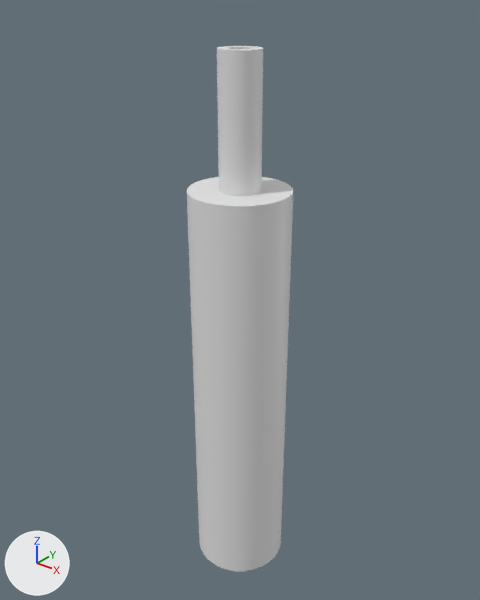
An edit to the Blender file tool/tool.blend, drawn before and after from the same camera.
Both versions are drawn from a 50 mm lens placed at (0.076, -0.095, 0.0249), pointed at (-0.0027, 0.0034, -0.0361). Lighting does not change. The marker at lower left points along +X, +Y and +Z.

The scene before the commit, as lines of its bpy script (objects in view):
```python
me_circle_001 = bpy.data.meshes.new('Circle.001')
me_circle_001.from_pydata(...)  # 1228 vertices, 874 faces; spans x -0.022..0.022, y -0.022..0.022, z -0.004..0.016
me_circle_001.polygons.foreach_set('use_smooth', [True] * 874)
me_circle_002 = bpy.data.meshes.new('Circle.002')
me_circle_002.from_pydata(...)  # 1280 vertices, 1028 faces; spans x -0.01..0.01, y -0.01..0.01, z -0.107..0.013
me_circle_002.polygons.foreach_set('use_smooth', [True] * 1028)
ob_circle_001 = bpy.data.objects.new('Circle.001', me_circle_001)
ob_circle_001.location = (0.0, 0.0, 0.0)
ob_circle_001.hide_set(True)
ob_circle_002 = bpy.data.objects.new('Circle.002', me_circle_002)
ob_circle_002.location = (0.0, 0.0, 0.001)
_m = ob_circle_002.modifiers.new('Boolean', 'BOOLEAN')
```
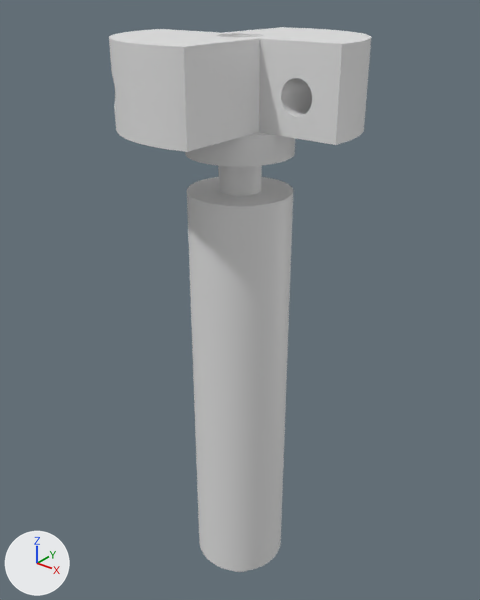
What differs and where, as boxes (x1, y1, x2, y2) in the pictures (480 x 600 px):
'Circle.001', shown: after (109, 27, 371, 167)

The change, as a diff of the scene's bpy script:
```diff
--- a/tool/tool.blend.py
+++ b/tool/tool.blend.py
@@ ob_circle_001 @@
 ob_circle_001.location = (0.0, 0.0, 0.0)
-ob_circle_001.hide_set(True)
```
